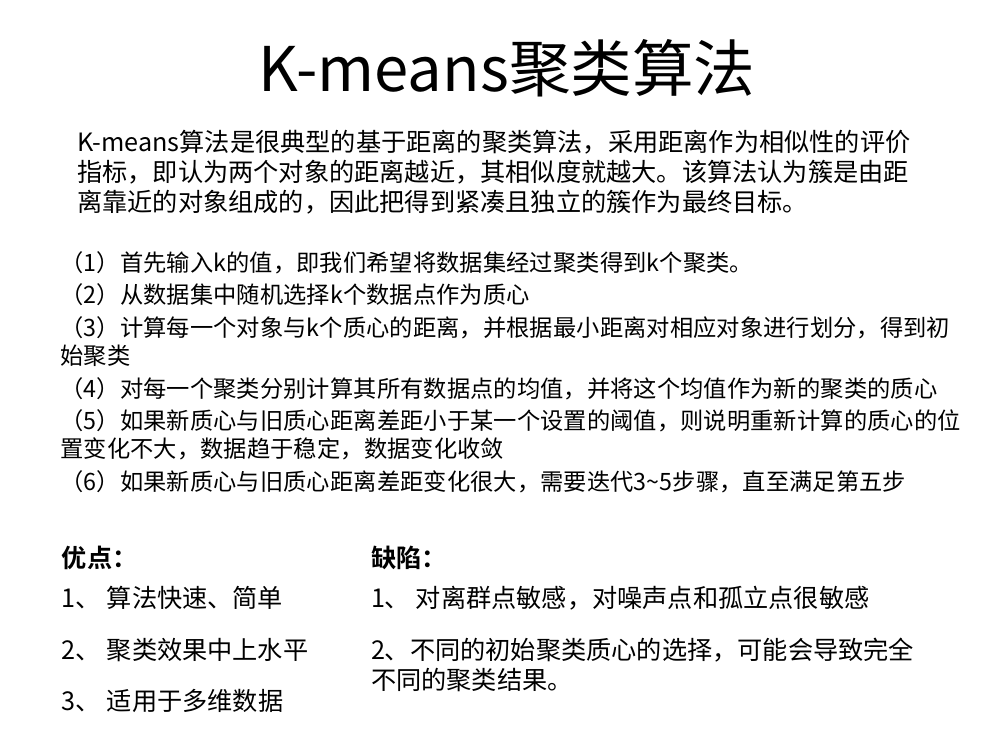
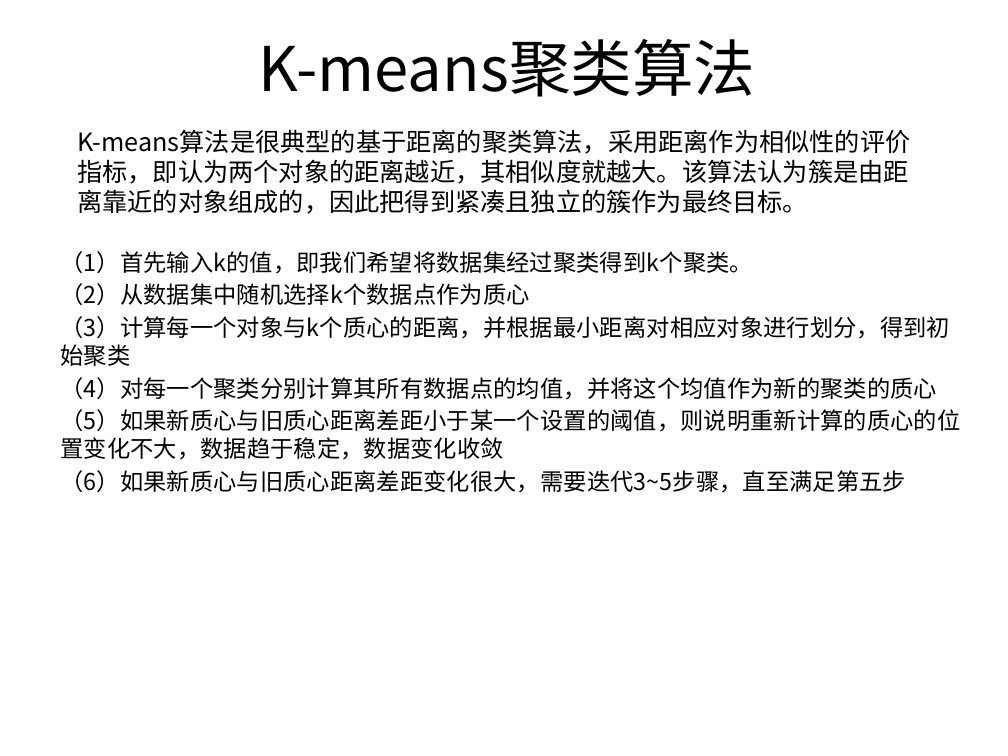
Before and after one commit to BattalionCommander/Python, a slide deck: slide 12 of cls_23聚类算法.pptx (slide 15 before the commit). Drawn at 1008x756 pixels with LibreOffice and Linux fonts; fonts in the diff are those of the drawing; background and template pictures are left out. Boxes give left, top, right and bottom in pixels: in the first picture for what was removed or moved away, otherwise in the second. Text is boxed around its words. In the diff, an @@ line names an element or a change of style, - is before the commit and + after.

```diff
--- a/cls_23聚类算法.pptx
+++ b/cls_23聚类算法.pptx
@@ text removed at <box>62,545,309,712</box> @@
-优点：
-1、 算法快速、简单
-2、 聚类效果中上水平
-3、 适用于多维数据
@@ text removed at <box>371,545,914,692</box> @@
-缺陷：
-1、 对离群点敏感，对噪声点和孤立点很敏感
-2、不同的初始聚类质心的选择，可能会导致完全不同的聚类结果。
```
Also in this commit, not shown: 3 other slides changed, 7 slides added, 9 slides removed, 4 other files.
